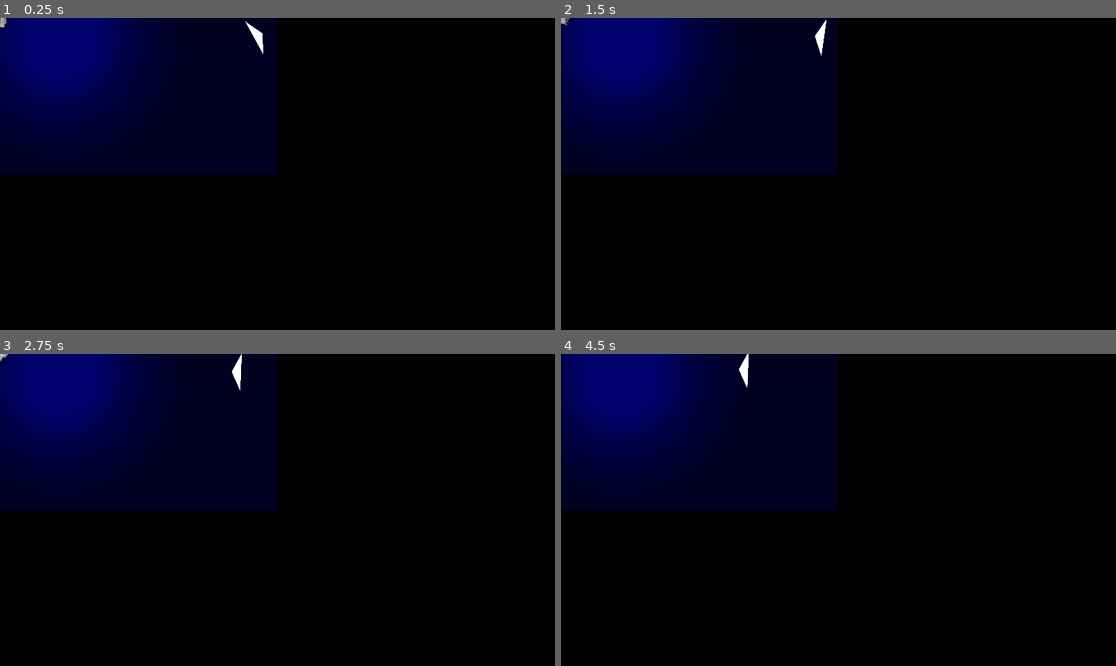
Above: before the commit, frames 1-4 (two rows, left to right).
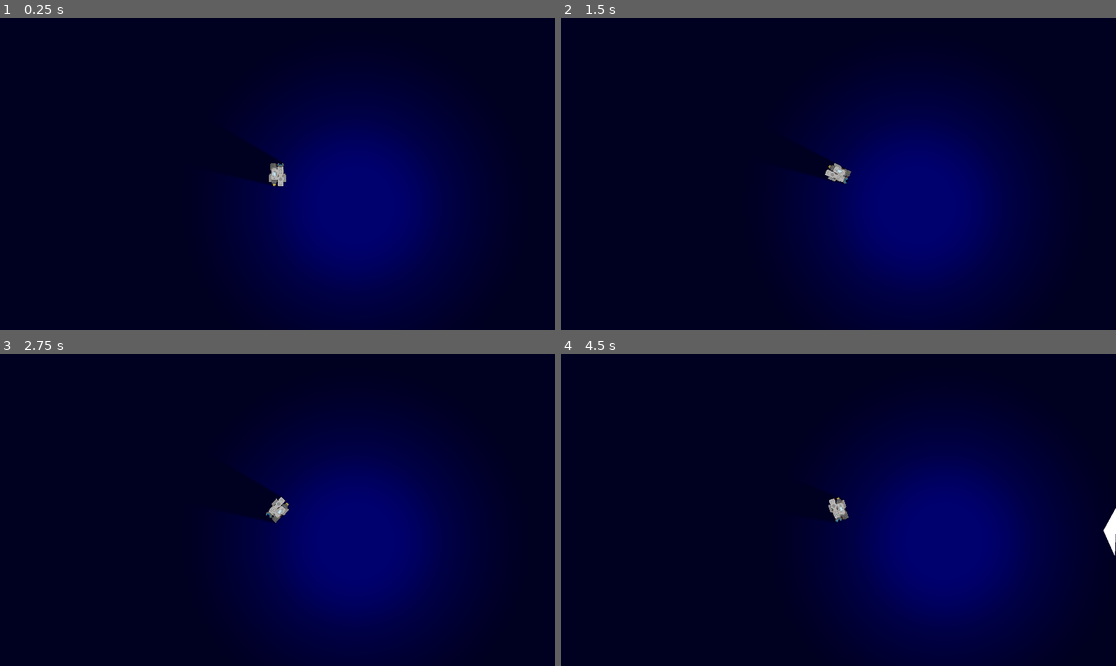
Above: after the commit, the same moments.

Repository: yimmit303/Global-Game-Jam-2020
Game: Godot game, scene res://Scenes/Root.tscn
Two runs of this game, one before a commit and one after it. Both use one fixed random seed, a clock stepped at 60 frames per second and the inputs below.
Inputs:
- Up to frame 1 (0.25 s): no input
- Up to frame 2 (1.5 s): hold D (move_right) 0.53-1.28 s; tap Space (gravity_beam) at 0.6, 1.35 s; hold S (move_backwards) from 1.28 s (still down)
- Up to frame 3 (2.75 s): release S (move_backwards) at 2.03 s; hold D (move_right) from 2.03 s (still down); tap Space (gravity_beam) at 2.1 s
- Up to frame 4 (4.5 s): release D (move_right) at 2.78 s; hold W (move_forward) 2.78-3.53 s; tap Space (gravity_beam) at 2.85, 3.6, 4.35 s; hold A (move_left) from 3.53 s (still down)

The runs differ from the first frame. In frame 1, 83% of the frame differs, in the area x 0-100%, y 0-100%; in frame 2, 83%; in frame 3, 83%; in frame 4, 83%.

Commit message:
Added camera back to the player

Diff:
--- a/Scenes/Player.tscn
+++ b/Scenes/Player.tscn
@@ -108,6 +108,10 @@
 
 [node name="LightOccluder2D" type="LightOccluder2D" parent="."]
 occluder = SubResource( 1 )
+
+[node name="Camera2D" type="Camera2D" parent="."]
+current = true
+zoom = Vector2( 0.75, 0.75 )
 [connection signal="area_entered" from="ShipParts/Node0" to="ShipParts/Node0" method="_on_Node_area_entered"]
 [connection signal="area_entered" from="ShipParts/Node1" to="ShipParts/Node1" method="_on_Node_area_entered"]
 [connection signal="area_entered" from="ShipParts/Node2" to="ShipParts/Node2" method="_on_Node_area_entered"]
